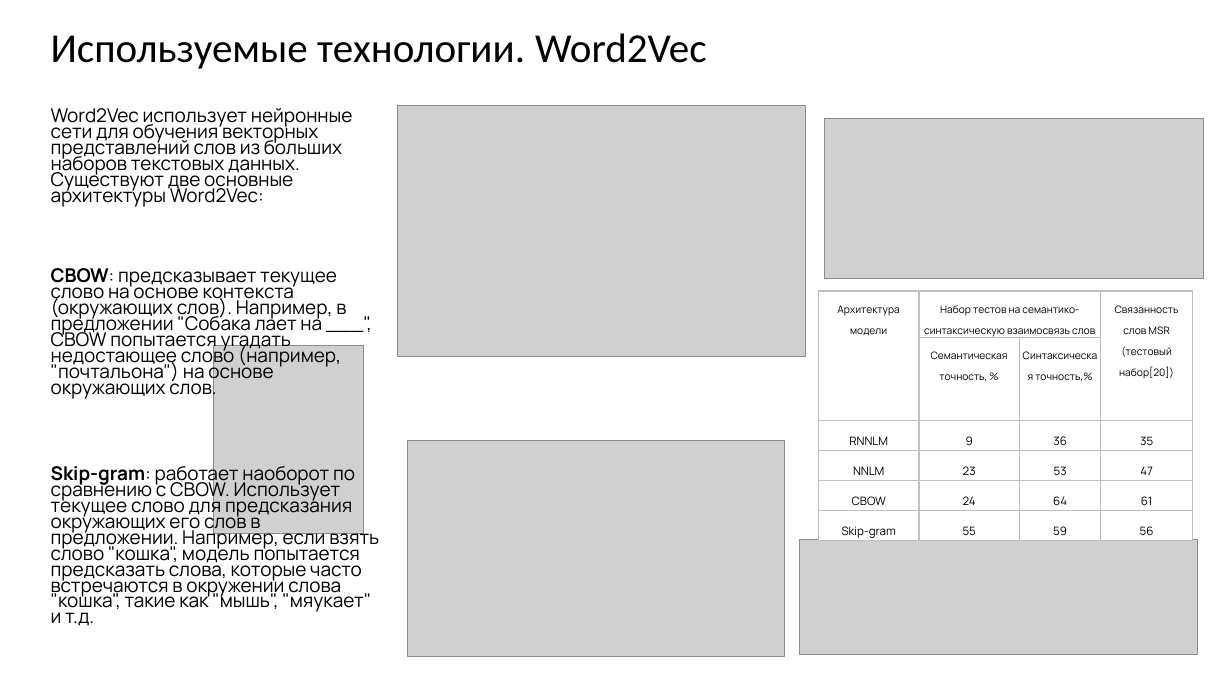
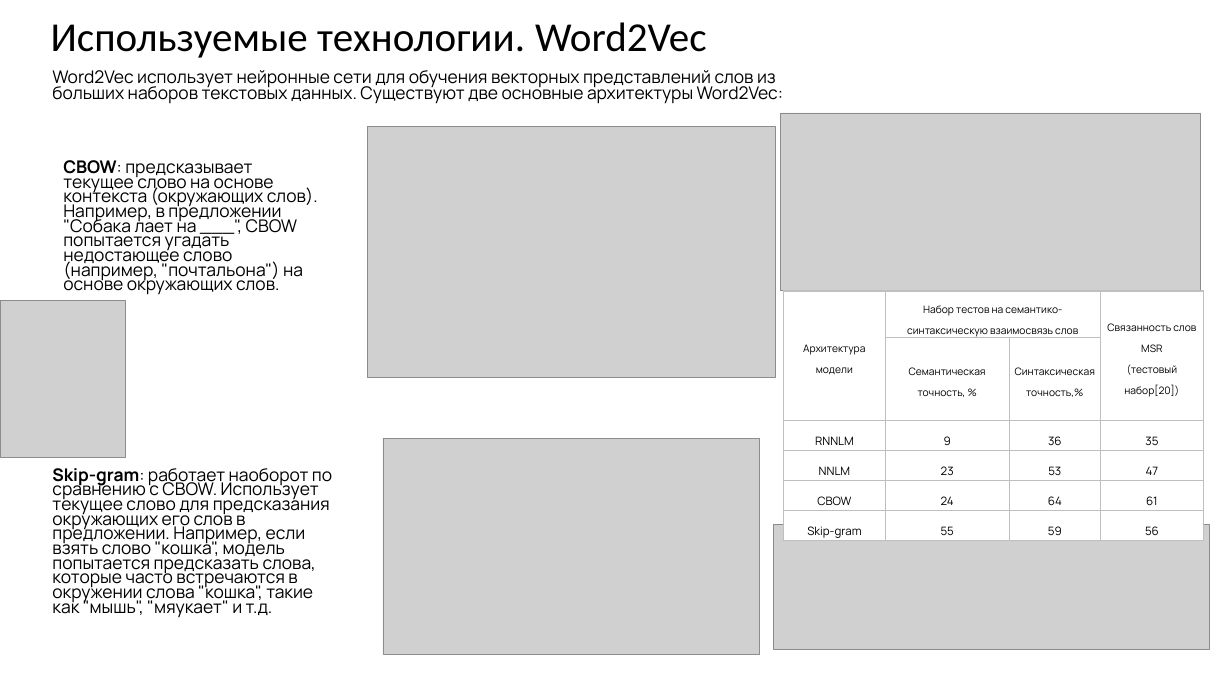
Before and after one commit to PaiNt-git/study.mag_diploma, a slide deck: slide 10 of Мой диплом/ВКР-набор-документов/Презентация-Забавин.pptx (slide 8 before the commit). Drawn at 1232x693 pixels with LibreOffice and Linux fonts; fonts in the diff are those of the drawing; grey boxes stand for pictures; background and template pictures are left out. Boxes give left, top, right and bottom in pixels: in the first picture for what was removed or moved away, otherwise in the second. Text is boxed around its words. In the diff, an @@ line names an element or a change of style, - is before the commit and + after.

```diff
--- a/Мой диплом/ВКР-набор-документов/Презентация-Забавин.pptx
+++ b/Мой диплом/ВКР-набор-документов/Презентация-Забавин.pptx
@@ title "Используемые технологии. Word2Vec": place and size @@
-title "Используемые технологии. Word2Vec" at [51,33,707,69]
+title "Используемые технологии. Word2Vec" at [51,22,707,58]
@@ text "Word2Vec использует нейронные сети для ...": place and size @@
-text "Word2Vec использует нейронные сети для ..." at [51,108,379,626]
+text "Word2Vec использует нейронные сети для ..." at [52,70,783,104]
@@ text "Word2Vec использует нейронные сети для ..." at [52,70,783,104]: size 14.8 to 13.6 pt; line spacing 0.7 to 0.8 @@
@@ picture: place and size @@
-picture at [825,118,1204,278]
+picture at [781,113,1201,290]
@@ picture: place and size @@
-picture at [397,105,805,356]
+picture at [368,127,775,377]
@@ text added at [63,160,318,295], 13.6 pt, text #000000 @@
+CBOW: предсказывает текущее слово на основе контекста (окружающих слов). Например, в предложении "Собака лает на ___", CBOW попытается угадать недостающее слово (например, "почтальона") на основе окружающих слов.
@@ text at [51,268,379,626]: paragraphs removed @@
-CBOW: предсказывает текущее слово на основе контекста (окружающих слов). Например, в предложении "Собака лает на ___", CBOW попытается угадать недостающее слово (например, "почтальона") на основе окружающих слов.
-Skip-gram: работает наоборот по сравнению с CBOW. Использует текущее слово для предсказания окружающих его слов в предложении. Например, если взять слово "кошка", модель попытается предсказать слова, которые часто встречаются в окружении слова "кошка", такие как "мышь", "мяукает" и т.д.
@@ table: place and size @@
-table at [819,291,1193,542]
+table at [784,291,1203,542]
@@ picture: place and size @@
-picture at [213,346,364,533]
+picture at [0,301,125,457]
@@ picture: place and size @@
-picture at [408,441,785,657]
+picture at [383,438,760,654]
@@ text added at [52,468,332,618], 13.6 pt, text #000000 @@
+Skip-gram: работает наоборот по сравнению с CBOW. Использует текущее слово для предсказания окружающих его слов в предложении. Например, если взять слово "кошка", модель попытается предсказать слова, которые часто встречаются в окружении слова "кошка", такие как "мышь", "мяукает" и т.д.
@@ picture: place and size @@
-picture at [799,540,1197,654]
+picture at [774,524,1210,650]
```
Also in this commit, not shown: 13 other slides changed, 3 slides added, 1 slide removed, 3 other files.
